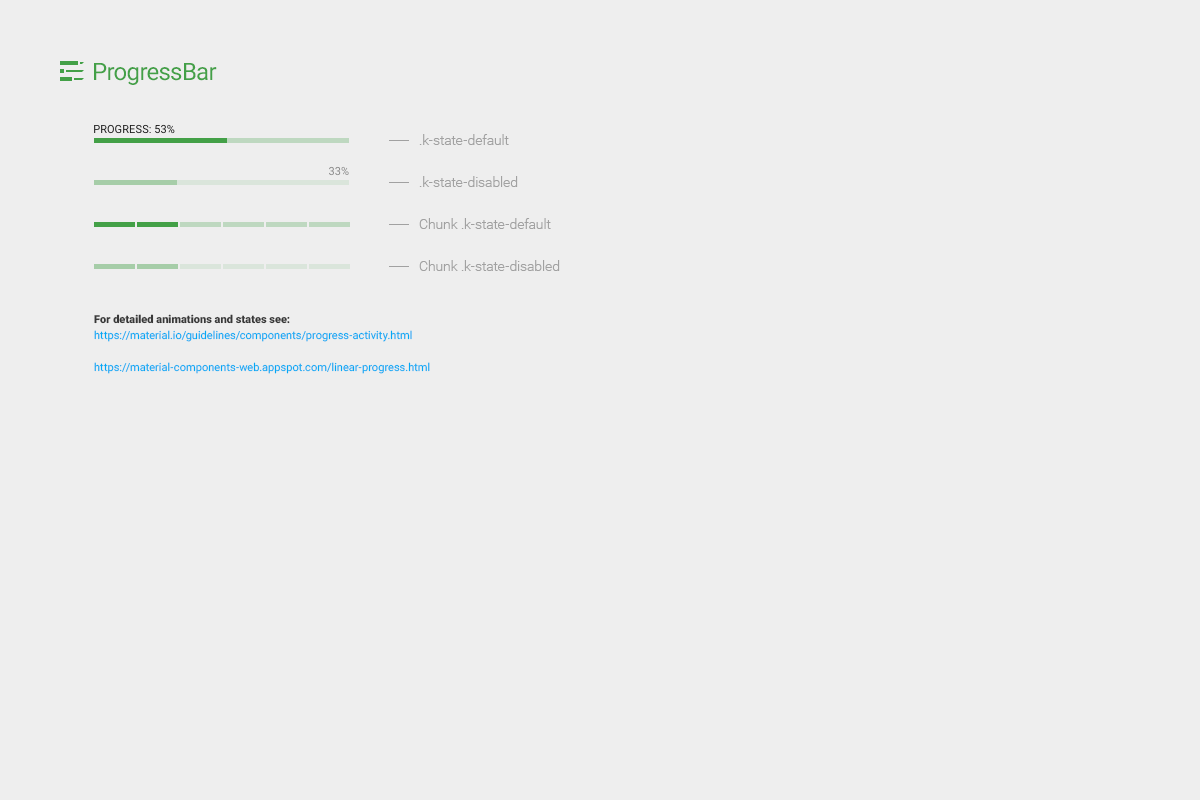
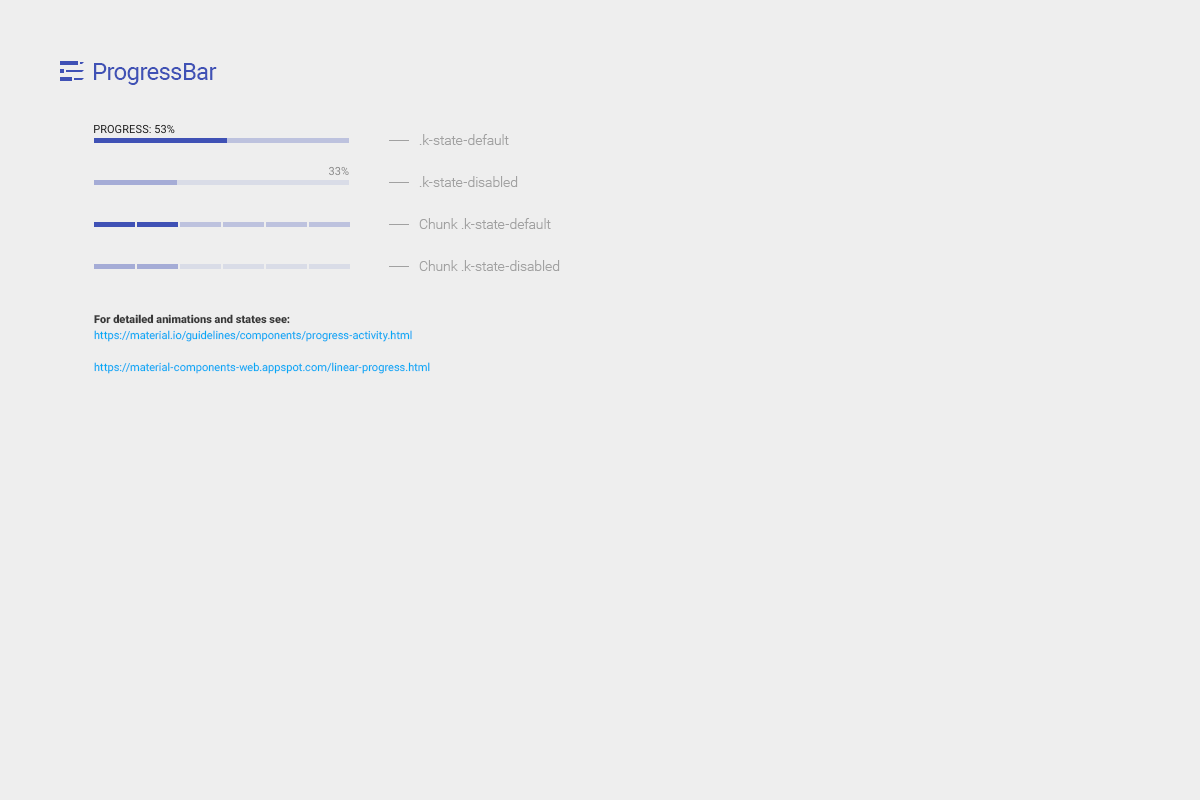
Layers edited between the first and the second 1200 x 800 image:
renamed "ProgressBar Title" to "Labels", moved it out of group "ProgressBar" over [60, 61, 350, 269]
painted on "ProgressBar Icon", unmasked it over [60, 61, 84, 81]
painted on "ProgressBar" (1st of 2, in "Labels") over [94, 63, 217, 85]
painted on "progress" (1st of 4, in "ProgressBar" › "Chunk Type 1 Disabled" › "Opacity Group"), unmasked it over [94, 264, 178, 269]
painted on "progress-bg" (1st of 4, in "ProgressBar" › "Chunk Type 1 Disabled" › "Opacity Group"), unmasked it over [94, 264, 350, 269]
painted on "progress" (2nd of 4, in "ProgressBar" › "Chunk Type 1 Normal"), unmasked it over [94, 222, 178, 227]
painted on "progress-bg" (2nd of 4, in "ProgressBar" › "Chunk Type 1 Normal"), unmasked it over [94, 222, 350, 227]
painted on "progress" (3rd of 4, in "ProgressBar" › "Type 1 Disabled" › "Opacity Group"), unmasked it over [94, 180, 177, 185]
painted on "progress-bg" (3rd of 4, in "ProgressBar" › "Type 1 Disabled" › "Opacity Group"), unmasked it over [94, 180, 349, 185]
painted on "progress" (4th of 4, in "ProgressBar" › "Type 1 Normal"), unmasked it over [94, 138, 227, 143]
painted on "progress-bg" (4th of 4, in "ProgressBar" › "Type 1 Normal"), unmasked it over [94, 138, 349, 143]
